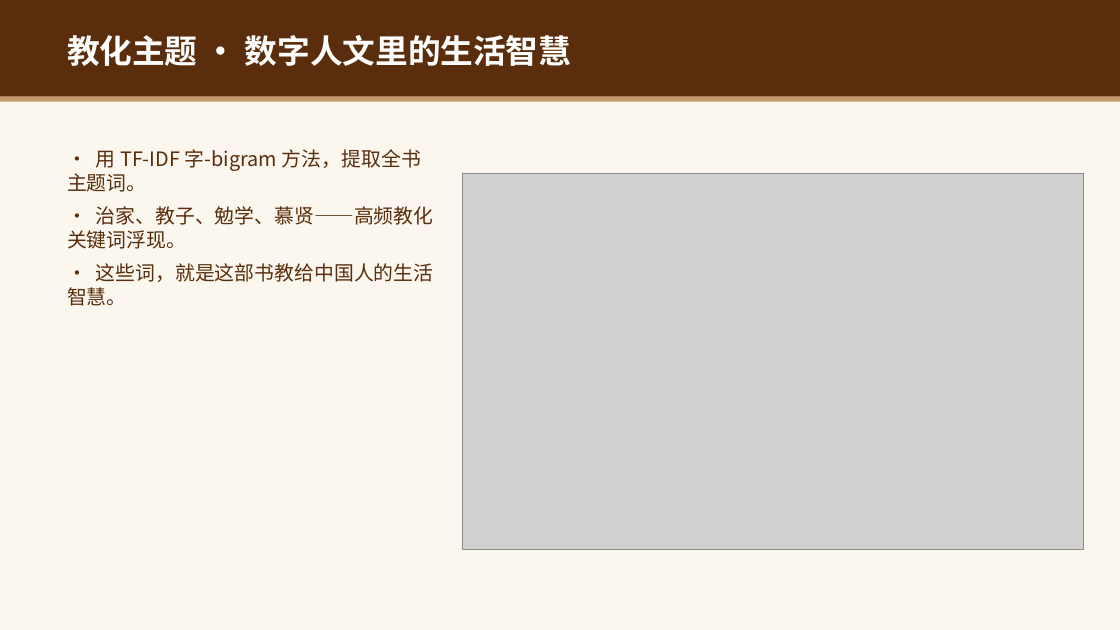
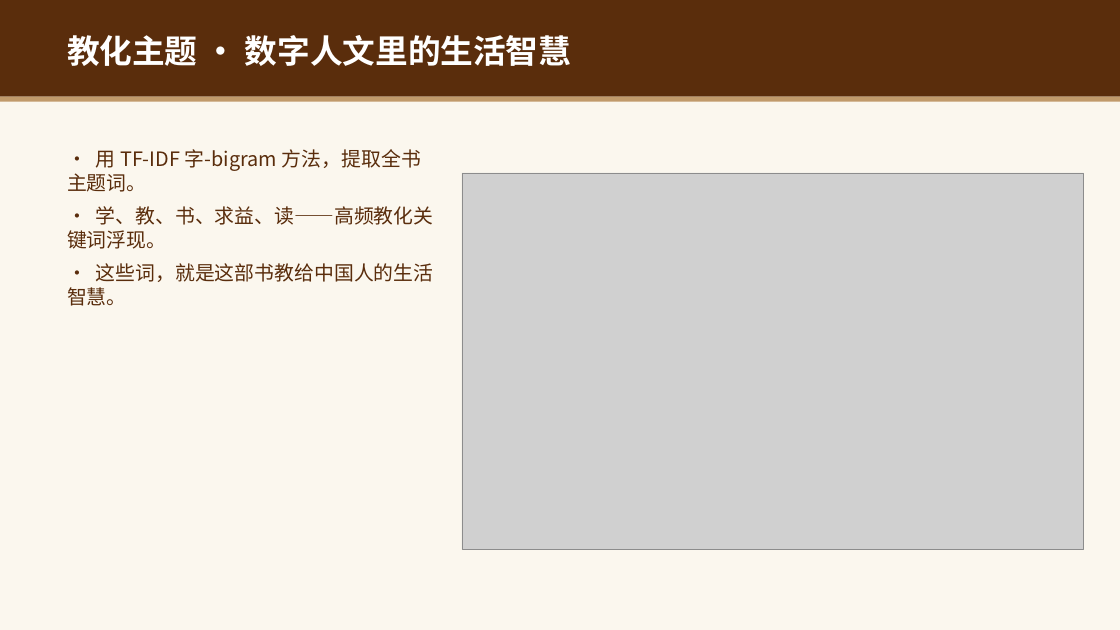
Before and after one commit to insistgang/cpicp, a slide deck: slide 5 of 2026_06_文化中国大赛/output/作品_初稿.pptx. Drawn at 1120x630 pixels with LibreOffice and Linux fonts; fonts in the diff are those of the drawing; grey boxes stand for pictures. Boxes give left, top, right and bottom in pixels: in the first picture for what was removed or moved away, otherwise in the second. Text is boxed around its words. In the diff, an @@ line names an element or a change of style, - is before the commit and + after.

```diff
--- a/2026_06_文化中国大赛/output/作品_初稿.pptx
+++ b/2026_06_文化中国大赛/output/作品_初稿.pptx
@@ text at (67,206,434,249): text changed @@
-· 治家、教子、勉学、慕贤——高频教化关键词浮现。
+· 学、教、书、求益、读——高频教化关键词浮现。
```
Also in this commit, not shown: 47 other files.
